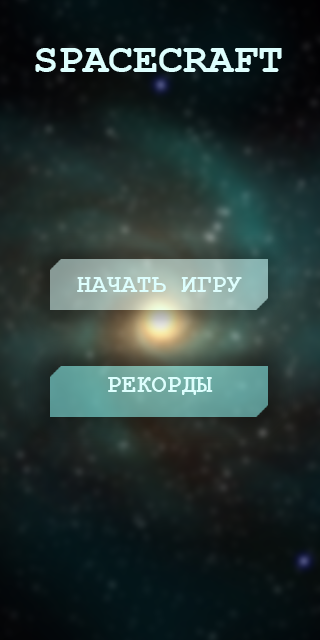
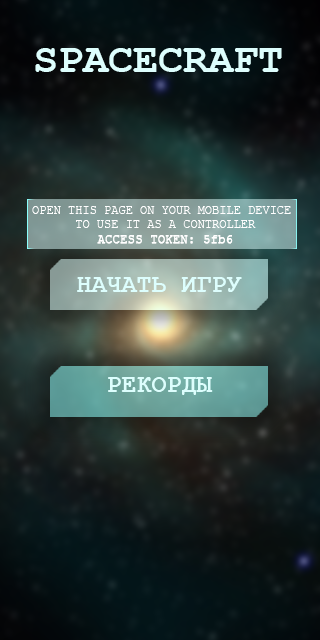
Comparing the layer stacks of the two 320 x 640 images. Changes:
added group "playerhp" with 4 layers above "Shape 1 copy" over (27, 199, 297, 249)
added layer "right" in group "playerhp" over (287, 199, 297, 249)
added layer "left" in group "playerhp" over (27, 199, 37, 249)
added layer "OPEN THIS PAGE ON YOUR MOBILE DEVICE TO USE IT AS A CONTROLLER" in group "playerhp" over (32, 206, 291, 244)
added layer "bg" (50%) in group "playerhp" over (27, 199, 297, 249)
